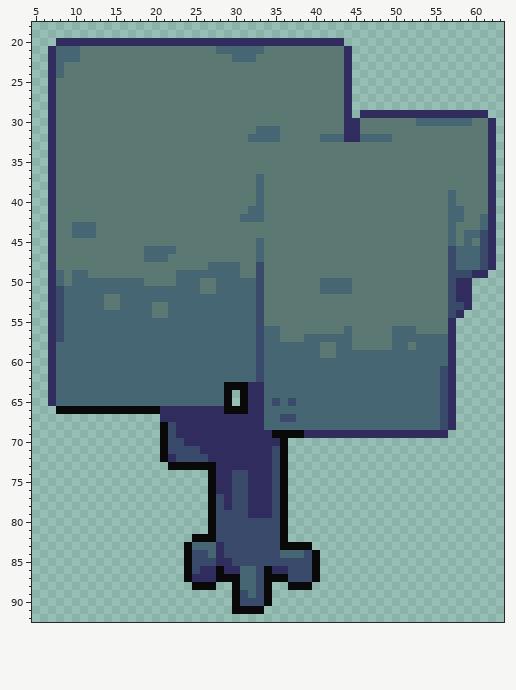
A sprite sheet gets an edit: assets/sprites/objects/three2.png. The picture above is the old version.
The file is 64x96 pixels. Shown: x 5..63, y 18..92.
The result:
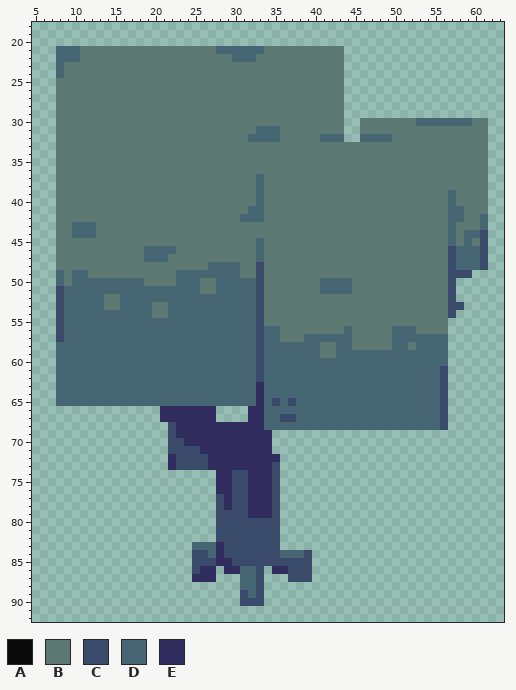
Palette (. is transparent): A #090909  B #5c7873  C #3a4a6b  D #466673  E #302c5e
Changes in this commit:
Changed rows in their new state; - is an unchanged pixel.
first column x 7:
20 -....................................-------------------
21 .------------------------------------.------------------
22 .------------------------------------.------------------
23 .------------------------------------.------------------
24 .------------------------------------.------------------
25 .------------------------------------.------------------
26 .------------------------------------.------------------
27 .------------------------------------.------------------
28 .------------------------------------.------------------
29 .------------------------------------.-................-
30 .------------------------------------..----------------.
31 .------------------------------------..----------------.
32 .------------------------------------..----------------.
33 .------------------------------------------------------.
34 .------------------------------------------------------.
35 .------------------------------------------------------.
36 .------------------------------------------------------.
37 .------------------------------------------------------.
38 .------------------------------------------------------.
39 .------------------------------------------------------.
40 .------------------------------------------------------.
41 .------------------------------------------------------.
42 .------------------------------------------------------.
43 .------------------------------------------------------.
44 .------------------------------------------------------.
45 .------------------------------------------------------.
46 .------------------------------------------------------.
47 .------------------------------------------------------.
48 .------------------------------------------------------.
49 .----------------------------------------------------..-
50 .--------------------------------------------------..---
51 .--------------------------------------------------..---
52 .--------------------------------------------------..---
53 .---------------------------------------------------.---
54 .--------------------------------------------------.----
55 .-------------------------------------------------.-----
56 .-------------------------------------------------.-----
57 .-------------------------------------------------.-----
58 .-------------------------------------------------.-----
59 .-------------------------------------------------.-----
60 .-------------------------------------------------.-----
61 .-------------------------------------------------.-----
62 .-------------------------------------------------.-----
63 .---------------------DDDD------------------------.-----
64 .---------------------DDDD------------------------.-----
65 .---------------------DDDD------------------------.-----
66 -.............-------....-------------------------.-----
67 ---------------------....-------------------------.-----
68 --------------.-----------------------------------.-----
69 --------------.-------------......................------
70 --------------.-------------..--------------------------
71 --------------.-------------..--------------------------
72 --------------.-------------E.--------------------------
73 ---------------ECCCCE--------.--------------------------
74 --------------------.--------.--------------------------
75 --------------------.--------.--------------------------
76 --------------------.--------.--------------------------
77 --------------------.--------.--------------------------
78 --------------------.--------.--------------------------
79 --------------------.--------.--------------------------
80 --------------------.--------.--------------------------
81 --------------------.--------.--------------------------
82 ------------------...--------.--------------------------
83 -----------------.-----------....-----------------------
84 -----------------.---------------.----------------------
85 -----------------.---------------.----------------------
86 -----------------.---.-----.-----.----------------------
87 -----------------.---...---...---.----------------------
88 ------------------...--.---.--...-----------------------
89 -----------------------.---.----------------------------
90 -----------------------.---.----------------------------
91 -----------------------....-----------------------------
Pixel boxes of the changes (left, top, right, bottom) in both pictures:
changed: (48, 38, 496, 614)
